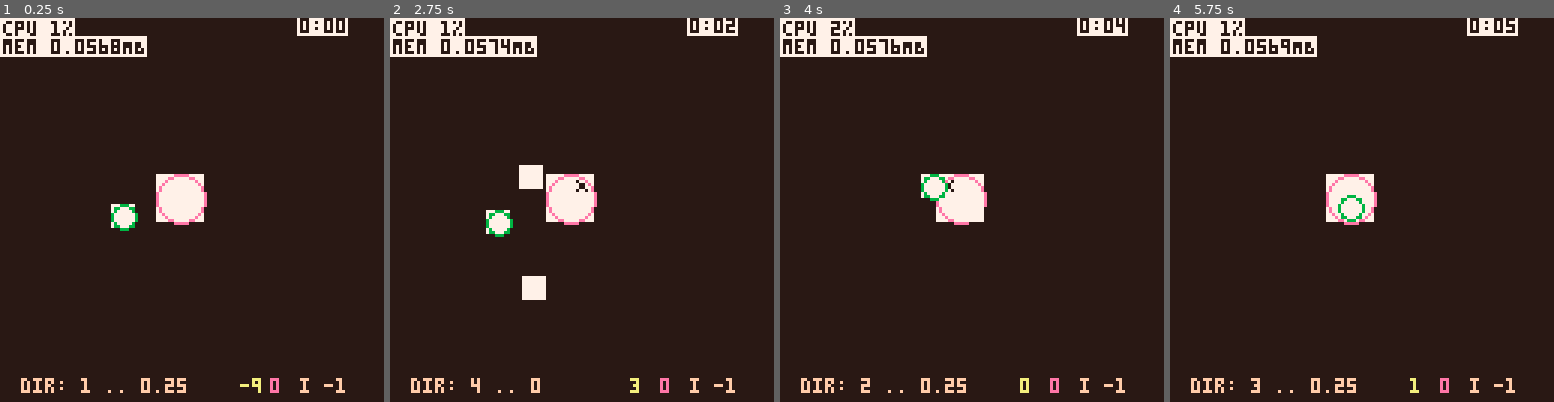
Above: before the commit, frames 1-4 (left to right).
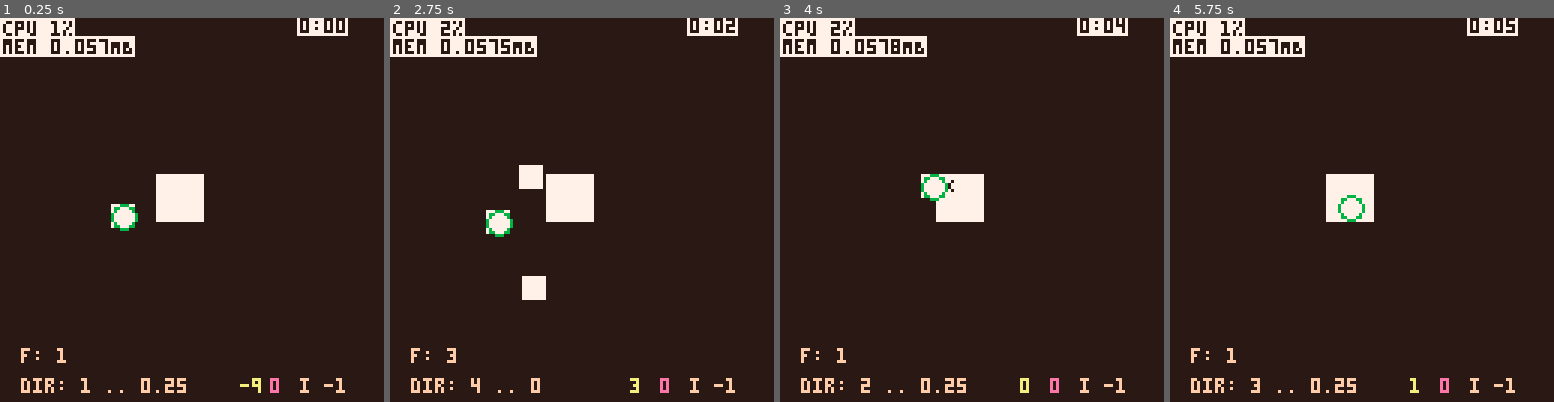
Above: after the commit, the same moments.

Repository: wsasaki01/bath-hack-2026
Game: PICO-8 cartridge fake.p8
Same seed, same stepped clock (60 frames per second), same inputs: the game is played once before the commit and once after it.
Inputs:
- Up to frame 1 (0.25 s): no input
- Up to frame 2 (2.75 s): tap O (Z key) at 0.7, 1.7, 2.1, 2.5 s; hold Right 1.6-2.1 s; hold Up 2.15-2.42 s; hold Right from 2.47 s (still down)
- Up to frame 3 (4 s): tap O (Z key) at 2.9, 3.3, 3.7 s; release Right at 3.03 s; hold Left 3.08-3.58 s; hold Down 3.63-3.97 s
- Up to frame 4 (5.75 s): hold Right 4.02-4.68 s; tap O (Z key) every 0.4 s from 4.1 to 5.7 s; hold Up 4.73-5.03 s; hold Left 5.08-5.68 s; hold Down from 5.73 s (still down)

The runs differ from the first frame. In frame 1, 0.6% of the frame differs, in the area x 5-54%, y 4-90%; in frame 2, 0.5%; in frame 3, 0.3%; in frame 4, 0.6%.

Commit message:
player animation DONE HELL YEA

Diff:
--- a/bh26.p8
+++ b/bh26.p8
@@ -26,22 +26,22 @@
 a88ff1000001f88a766ff1000001f667000000000000000000000000131ccc01131cc40113133300bff2222222222ffb000bbfbbff0000000002222fff000000
 3aa2ff10001f2aa33772ff10001f2773000000000000000000000000311cccc1311cccc1311333303bb2222222222bb3000bbf0bff0000000002200fff000000
 33332223322233333333222332223333000000000000000000000000331111133311111333111110333322233222333300022202220000000000000222000000
-33333ffffff3333333333ffffff3333333333ffffff3333333333ffffff3333333333ffffff333303333bfffffff33333333bfffffff33333333bfffffff3333
-333fededdedef333333fededdedef333333feeddddeef333333feeddddeef333333feeddddeef330333bedddeddef333333bedddeddef333333bedddeddef333
-333fdddeedddf333333fdddeedddf333333fddeddeddf333333fddeddeddf333333fddeddeddf33033bfddeeeeddb33333bfddeeeeddb33333bfddeeeeddb333
-33feddeddeddef3333feddeddeddef3333fedddeedddef3333fedddeedddef3333fedddeedddef30366fdeddddedeb33366fdeddddedeb33366fdeddddedeb33
-33beeeddddeeeb3333beeeddddeeeb3333beededdedeeb3333beededdedeeb3333beededdedeeb30256beddddddeeb33256beddddddeeb33256beddddddeeb33
-332eeeebbeeee233332eeeebbeeee233332feeeeeeeef233332feeeeeeeef233332feeeeeeeef23025feeeeeeeebb23325feeeeeeeebb23325feeeeeeeebb233
-332ffe2552eff233332ffe2552eff233332bfee22eefb233332bfee22eefb233332bfee22eefb230256bbfffffb66233256bbfffffb66233256bbfffffb66233
-328bbf2652fbb823328bbf2652fbb823328abbbbbbbba823328abbbbbbbba823328abbbbbbbba820326222222666623332622222266662333262222226666233
-32478bb26bb8742332478bb26bb8742332466666666664233246666666666423324666666666642033a878886486733333a878886486733333a8788864867333
-a828847447488233332884744748828a3322665666562233332266566656228aa82266566656223033a464888487333333a464888487333333a4648884873333
-a81a88644688a223322a88644688a18a322b25556552b223322b25556552b08aa80b25556552b220333a88822aa33333333a88888aa22333332a88888aa22333
-32212a8888a2111221112a8888a212232011122222211102200112222221022332201222222110003333aa21122333333333aa21122223333222aa2112222233
-33311b222221a44aa44a1b2222211333a44a11111111a44aa44a111111111333333111111111a440333312100123333333244000112233333222211110004423
-333ff1000011a88aa88a1100001ff333a88ab111111ba88aa88a1111111ff333333ffff11111a880333312a44a23333333288001112233333333211111008823
-3332ff1000222aa33aa222000fff23333aa3ffb22bff2aa33aa32222bfff233333332fffb2222aa033333bbaabb333333332222bbbb3333333332bbbb2232233
-3333222233333333333333332222333333332222222233333333333322223333333332222333333033333222bb333333333332223bb3333333333bb232233333
+33333ffffff3333333333ffffff3333333333ffffff3333333333ffffff3333333333ffffff333333333bfffffff33333333bfffffff33333333bfffffff3333
+333fededdedef333333fededdedef333333feeddddeef333333feeddddeef333333feeddddeef333333bedddeddef333333bedddeddef333333bedddeddef333
+333fdddeedddf333333fdddeedddf333333fddeddeddf333333fddeddeddf333333fddeddeddf33333bfddeeeeddb33333bfddeeeeddb33333bfddeeeeddb333
+33feddeddeddef3333feddeddeddef3333fedddeedddef3333fedddeedddef3333fedddeedddef33366fdeddddedeb33366fdeddddedeb33366fdeddddedeb33
+33beeeddddeeeb3333beeeddddeeeb3333beededdedeeb3333beededdedeeb3333beededdedeeb33256beddddddeeb33256beddddddeeb33256beddddddeeb33
+332eeeebbeeee233332eeeebbeeee233332feeeeeeeef233332feeeeeeeef233332feeeeeeeef23325feeeeeeeebb23325feeeeeeeebb23325feeeeeeeebb233
+332ffe2552eff233332ffe2552eff233332bfee22eefb233332bfee22eefb233332bfee22eefb233256bbfffffb66233256bbfffffb66233256bbfffffb66233
+328bbf2652fbb823328bbf2652fbb823328abbbbbbbba823328abbbbbbbba823328abbbbbbbba823326222222666623332622222266662333262222226666233
+32478bb26bb8742332478bb26bb8742332466666666664233246666666666423324666666666642333a878886486733333a878886486733333a8788864867333
+a828847447488233332884744748828a3322665666562233332266566656228aa82266566656223333a464888487333333a464888487333333a4648884873333
+a81a88644688a223322a88644688a18a322b25556552b223322b25556552b08aa80b25556552b223333a88822aa33333333a88888aa22333332a88888aa23333
+32212a8888a2111221112a8888a212232011122222211102200112222221022332201222222110023333aa21122333333333aa21122223333222aa2112223333
+33311b222221a44aa44a1b2222211333a44a11111111a44aa44a111111111333333111111111a44a333312100123333333244000112233333222211100442333
+333ff1000011a88aa88a1100001ff333a88ab111111ba88aa88a1111111ff333333ffff11111a88a333312a44a23333333288001112233333333211110882333
+3332ff1000222aa33aa222000fff23333aa3ffb22bff2aa33aa32222bfff233333332fffb2222aa333333bbaabb333333332222bbbb3333333332bbbb2223333
+3333222233333333333333332222333333332222222233333333333322223333333332222333333333333222bb333333333332223bb3333333333bb232233333
 
 
 
--- a/draw.lua
+++ b/draw.lua
@@ -44,6 +44,7 @@
 
 		-- debug display player health
 		--print("hp: "..plyr.hp, 7, 120, 4)
+		print("f: "..plyr.anim_frame, 7, 110, 4)
 		print("dir: "..plyr.anim_i.." .. "..plyr.dir, 7, 120, 4)
 		print(plyr.tick, 80, 120, 12)
 		print(total_dmg, 90, 120, 8)
--- a/player.lua
+++ b/player.lua
@@ -13,9 +13,9 @@
 	dir = 0,
 
 	anims = {
-		{36, 38, 36, 40}, -- walk up
-		{0, 32, 0, 34}, -- walk down
-		{42, 44, 42, 46}, -- walk sideways (flip for left / right)
+		{036, 038, 036, 040}, -- walk up
+		{000, 032, 000, 034}, -- walk down
+		{042, 044, 042, 046}, -- walk sideways (flip for left / right)
 	},
 
 	idle = true,
@@ -45,7 +45,7 @@
 	update = function(_ENV)
 		if iframe >= 0 then iframe -= 1 end
 		if not idle and tick <= 0 then
-			anim_frame = (anim_frame + 1) % 3
+			anim_frame = anim_frame < 4 and anim_frame + 1 or 1
 			tick = 4 -- 4 frames until next animation is seen
 		else
 			tick -= 1
@@ -82,7 +82,6 @@
 			a = anims[anim_i]
         	spr(a[anim_frame], x-8, y-8, 2, 2) -- drawing so bounding box is centred
 		end
-		circ(x, y, collide_r, 8)
     end,
 })
 
Not shown, changed: the thumbnail (__label__) section of bh26.p8
